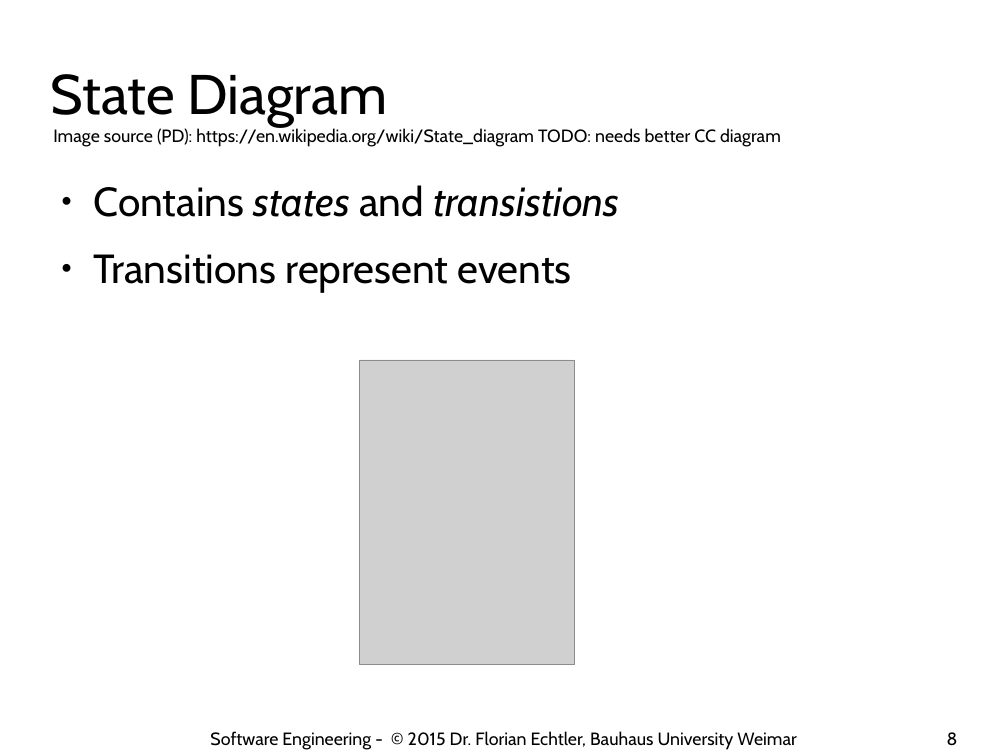
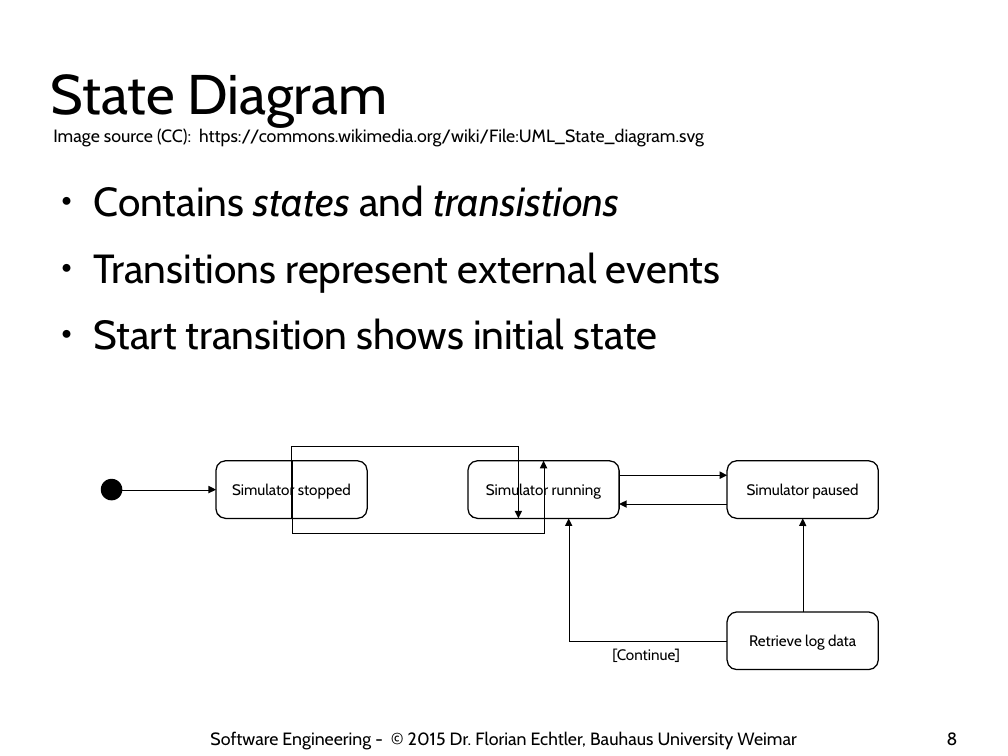
Before and after one commit to floe/software-engineering, a slide deck: slide 8 of 02-best-practices.odp. Drawn at 1008x756 pixels with LibreOffice and Linux fonts; fonts in the diff are those of the drawing; grey boxes stand for pictures; background and template pictures are left out. Boxes give left, top, right and bottom in pixels: in the first picture for what was removed or moved away, otherwise in the second. Text is boxed around its words. In the diff, an @@ line names an element or a change of style, - is before the commit and + after.

Commit message:
update slide set 2

```diff
--- a/02-best-practices.odp
+++ b/02-best-practices.odp
@@ text at [53,128,704,147]: text changed @@
-Image source (PD): https://en.wikipedia.org/wiki/State_diagram TODO: needs better CC diagram
+Image source (CC): https://commons.wikimedia.org/wiki/File:UML_State_diagram.svg
@@ text at [94,252,720,350]: text changed @@
-● Transitions represent events
+● Transitions represent external events
+● Start transition shows initial state
@@ picture removed at [360,360,574,665] @@
@@ ellipse added at [101,479,123,501], fill #000000 @@
@@ rounded rectangle added at [216,461,367,519], outline #000000 0.99 pt, 12 pt, text #000000 @@
+Simulator stopped
@@ elbow arrow added from (292, 461) to (544, 461), #000000 0 pt @@
@@ rounded rectangle added at [468,461,619,519], outline #000000 0.99 pt, 12 pt, text #000000 @@
+Simulator running
@@ elbow arrow added from (619, 476) to (727, 476), #000000 0 pt @@
@@ rounded rectangle added at [727,461,878,519], outline #000000 0.99 pt, 12 pt, text #000000 @@
+Simulator paused
@@ elbow arrow added from (123, 489) to (216, 489), #000000 0 pt @@
@@ elbow arrow added from (292, 519) to (519, 519), #000000 0 pt @@
@@ elbow arrow added from (727, 504) to (619, 504), #000000 0 pt @@
@@ elbow arrow added from (727, 641) to (569, 519), #000000 0 pt @@
@@ elbow arrow added from (803, 612) to (803, 519), #000000 0 pt @@
@@ rounded rectangle added at [727,612,878,670], outline #000000 0.99 pt, 12 pt, text #000000 @@
+Retrieve log data
@@ text added at [612,648,680,662], 12 pt, text #000000 @@
+[Continue]
```
Also in this commit, not shown: 1 other slide changed, 1 slide added.
